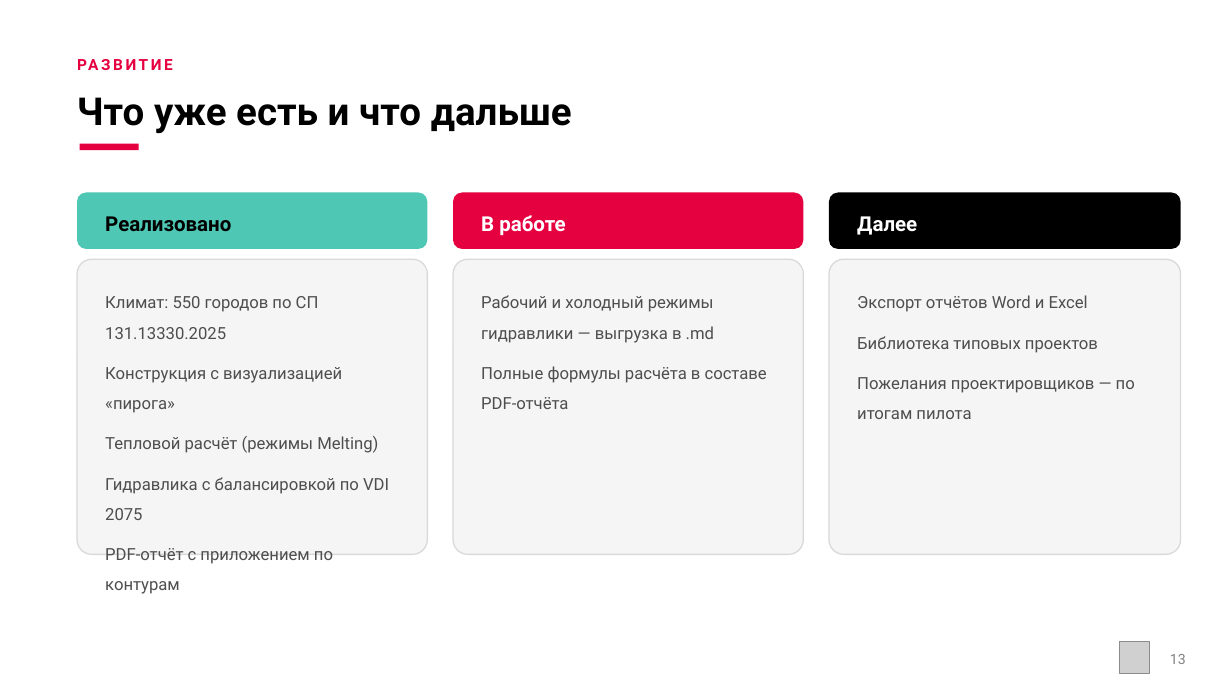
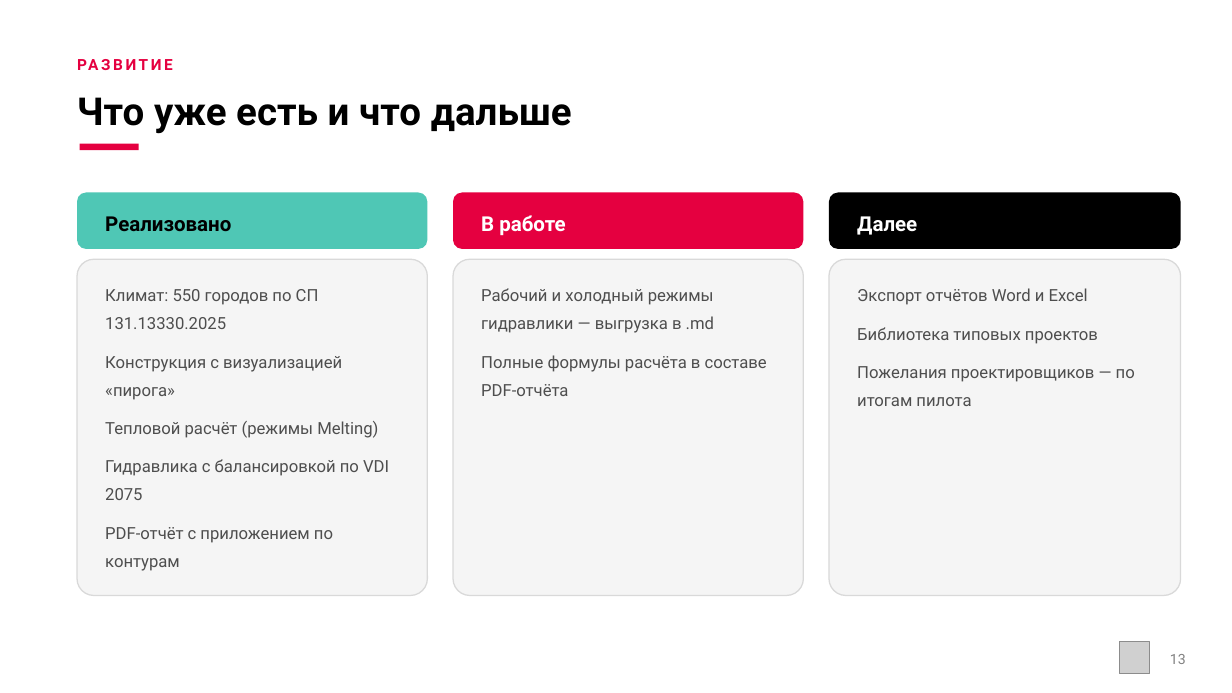
Before and after one commit to aidarinasadullin-coder/AceReh, a slide deck: slide 13 of Презентация/готовые/РЕХАУ Калькулятор снеготаяния — техническая презентация.pptx. Drawn at 1232x693 pixels with LibreOffice and Linux fonts; fonts in the diff are those of the drawing; grey boxes stand for pictures. Boxes give left, top, right and bottom in pixels: in the first picture for what was removed or moved away, otherwise in the second. Text is boxed around its words. In the diff, an @@ line names an element or a change of style, - is before the commit and + after.

```diff
--- a/Презентация/готовые/РЕХАУ Калькулятор снеготаяния — техническая презентация.pptx
+++ b/Презентация/готовые/РЕХАУ Калькулятор снеготаяния — техническая презентация.pptx
@@ rounded rectangle resized from (x1=77, y1=260, x2=427, y2=555) to (x1=77, y1=260, x2=427, y2=596) @@
@@ rounded rectangle resized from (x1=453, y1=260, x2=803, y2=555) to (x1=453, y1=260, x2=803, y2=596) @@
@@ rounded rectangle resized from (x1=829, y1=260, x2=1181, y2=555) to (x1=829, y1=260, x2=1181, y2=596) @@
@@ line spacing 1.5 to 1.4 in 3 elements at (x1=105, y1=289, x2=389, y2=571), (x1=481, y1=288, x2=767, y2=396), (x1=857, y1=288, x2=1135, y2=406) @@
```
Also in this commit, not shown: 4 other slides changed, 3 other files.
